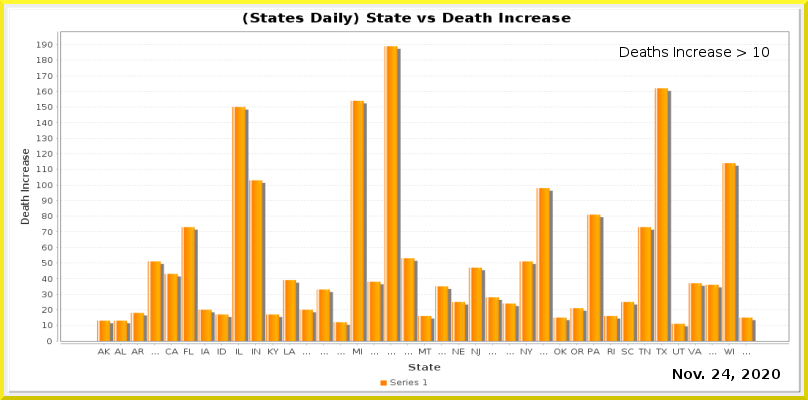
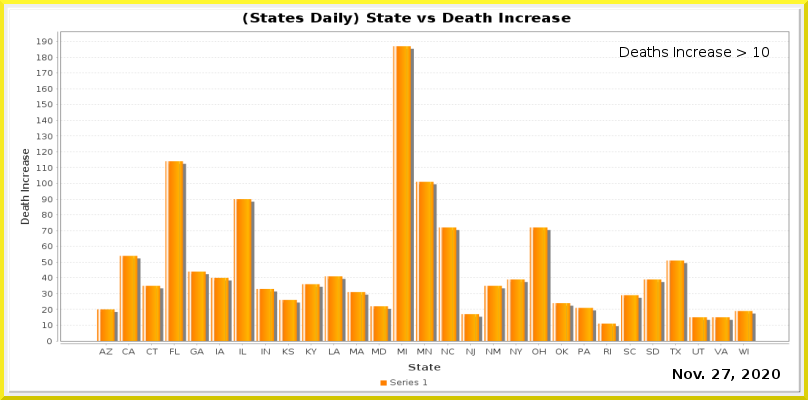
Comparing the layer stacks of the two 808 × 400 images. Changes:
painted on "Current Date" over (x1=722, y1=369, x2=730, y2=379)
painted on "Date_vs_TestIncrease.png" over (x1=36, y1=38, x2=789, y2=356)
